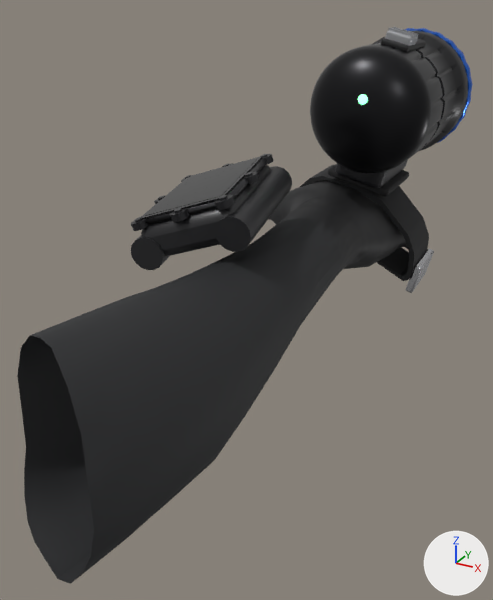
Renders of the glTF model viewer/public/diver/diver-arm.glb from each side of a commit.
Rendered twice from a 50 mm lens placed at (0.295, 0.093, -0.038), pointed at (0.164, 0.331, -0.157). Arrows for +X, +Y and +Z are at lower right; the lights stay in place. The picture after the commit comes second. Where no turn or scale is listed for an object, it has been applied to the vertices.

The older version as bpy lines, for what is in view:
```python
me_cube_001 = bpy.data.meshes.new('Cube.001')
me_cube_001.from_pydata(...)  # 56 vertices, 108 faces; spans x -0.0243..0.0243, y -0.0298..0.0298, z -0.0145..0.0145
me_cube_001.materials.append(mat_computer_case)  # black #272729
me_cylinder = bpy.data.meshes.new('Cylinder')
me_cylinder.from_pydata(...)  # a 16-sided cylinder along x spanning x -1.0..1.0, y -0.24..0.24, z -0.24..0.24
me_cylinder.materials.append(mat_computer_case)  # black #272729
me_head = bpy.data.meshes.new('head')
me_head.from_pydata(...)  # 3037 vertices, 5687 faces; spans x -0.67..0.67, y -1.0..1.0, z -0.81..0.81
# faces by material slot: [3072, 346, 1141, 224, 528, 188, 188]
me_head.materials.append(mat_light_body)  # black #222224
me_head.materials.append(mat_light_face)  # black #101012
me_head.materials.append(mat_light_bezel)  # blue #276cda
me_head.materials.append(mat_light_switch)  # light grey #bcbdc0
me_head.materials.append(mat_light_indicator)  # green #59e795, glowing green #7cffaa
me_head.materials.append(mat_light_clip)  # dark grey #303033
me_head.materials.append(mat_light_strap)  # black #242426
ob_computer_bar_001 = bpy.data.objects.new('computer-bar.001', me_cylinder)
ob_computer_bar_001.location = (0.1374, 0.3188, -0.1241)
ob_computer_bar_001.rotation_euler = (-0.328, -0.107, 1.752)  # degrees (-19, -6.1, 100)
ob_computer_bar_001.scale = (0.0284, 0.0284, 0.0284)
ob_computer_case = bpy.data.objects.new('computer-case', me_cube_001)
ob_computer_case.location = (0.1541, 0.3209, -0.1154)
ob_dive_light = bpy.data.objects.new('dive-light', me_head)
ob_dive_light.location = (0.1865, 0.4341, -0.0881)
ob_dive_light.rotation_euler = (0.0206, 0.246, 0.035)  # degrees (1.2, 14, 2)
ob_dive_light.scale = (0.0476, 0.0476, 0.0476)
# also in view: 'diver-arm' at (0.158, 0.349, -0.158); 'strap' at (0.176, 0.445, -0.149); 'computer-glass' at (0.151, 0.319, -0.106); 'computer-bezel' at (0.152, 0.32, -0.108); 'computer-screen' at (0.151, 0.319, -0.106)
```
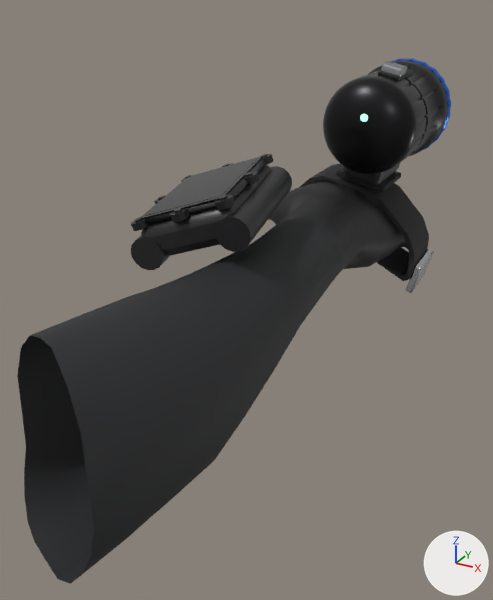
Where the change shows, as pixel boxes [x1, y1, x2, y2] in the pictures (493 x 600 px):
```json
{"object": "dive-light", "change": "moved, rescaled", "before": [310, 27, 473, 196], "after": [323, 58, 451, 192], "on screen": "21% narrower, 21% shorter"}
```

The change, as JSON lines over the scene's bpy script:
```json
{"op": "set", "path": "ob_dive_light.location", "old": "(0.1865, 0.4341, -0.0881)", "new": "(0.1845, 0.4362, -0.0956)"}
{"op": "set", "path": "ob_dive_light.scale", "old": "(0.0476, 0.0476, 0.0476)", "new": "(0.038, 0.038, 0.038)"}
```
